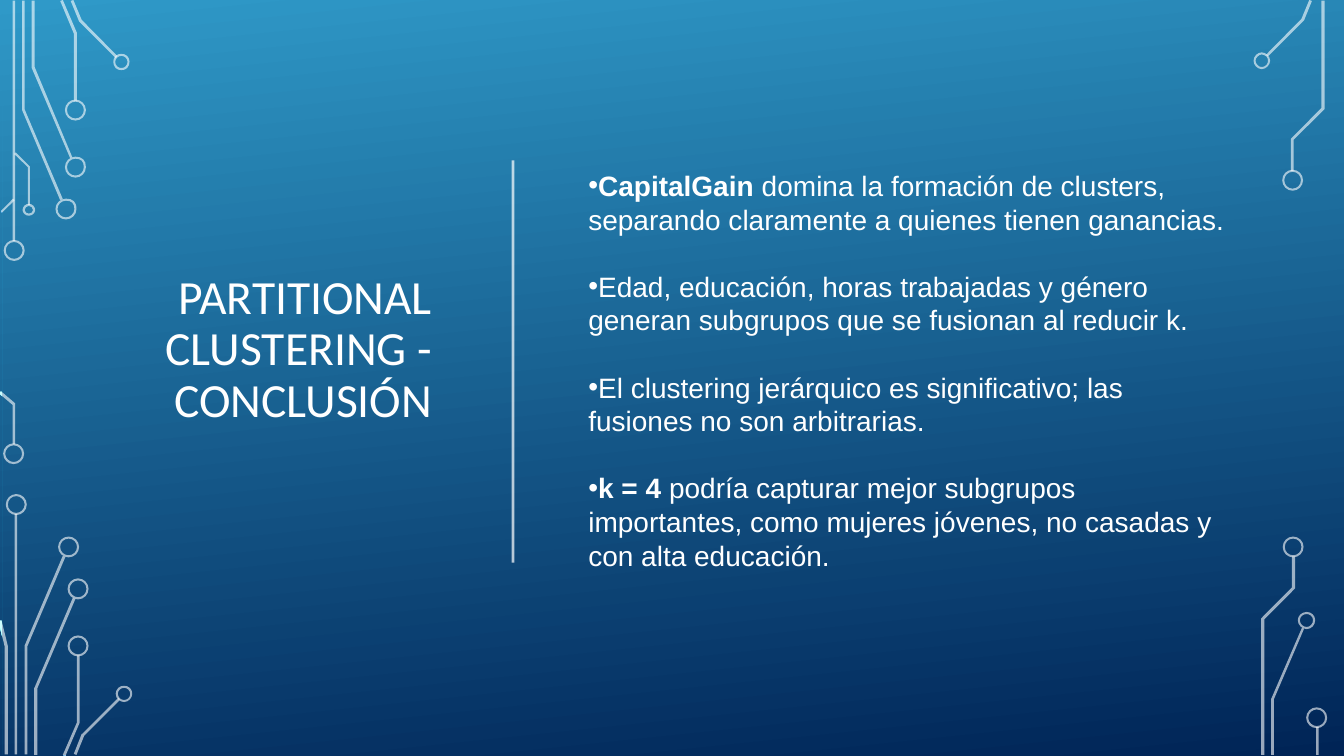
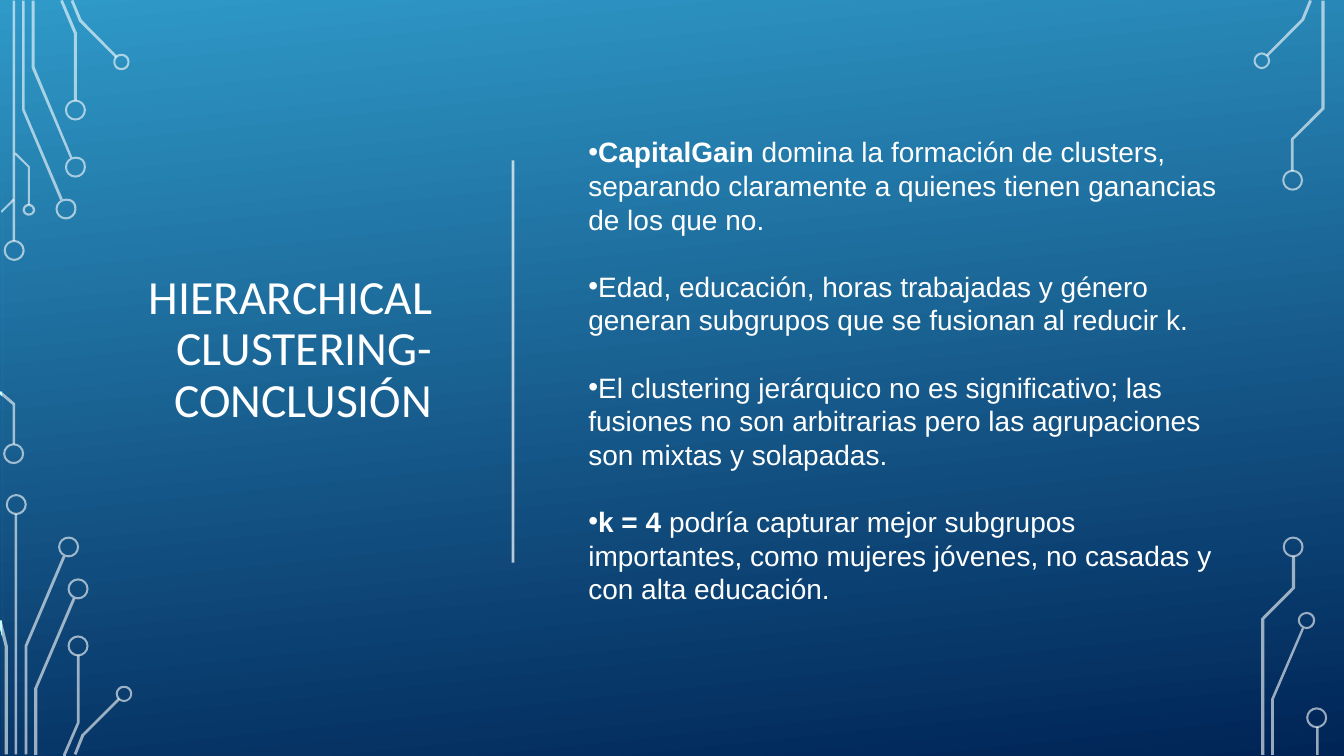
Before and after one commit to lauragagonzalez/Aprendizaje-Autom-tico, a slide deck: slide 12 of MACHINE LEARNING.pptx. Drawn at 1344x756 pixels with LibreOffice and Linux fonts; fonts in the diff are those of the drawing; background and template pictures are left out. Boxes give left, top, right and bottom in pixels: in the first picture for what was removed or moved away, otherwise in the second. Text is boxed around its words. In the diff, an @@ line names an element or a change of style, - is before the commit and + after.

```diff
--- a/MACHINE LEARNING.pptx
+++ b/MACHINE LEARNING.pptx
@@ text "CapitalGain domina la formación de ...": place and size @@
-text "CapitalGain domina la formación de ..." at box(588, 175, 1224, 567)
+text "CapitalGain domina la formación de ..." at box(588, 141, 1216, 600)
@@ text at box(588, 141, 1216, 235): text changed @@
-• CapitalGain domina la formación de clusters, separando claramente a quienes tienen ganancias.
+• CapitalGain domina la formación de clusters, separando claramente a quienes tienen ganancias de los que no.
@@ title at box(149, 283, 432, 418): text changed @@
-PARTITIONAL CLUSTERING - CONCLUSIÓN
+HIERARCHICAL CLUSTERING- CONCLUSIÓN
@@ text at box(588, 377, 1200, 470): text changed @@
-• El clustering jerárquico es significativo; las fusiones no son arbitrarias.
+• El clustering jerárquico no es significativo; las fusiones no son arbitrarias pero las agrupaciones son mixtas y solapadas.
```
Also in this commit, not shown: 5 other slides changed, 1 slide added, 1 slide removed.
